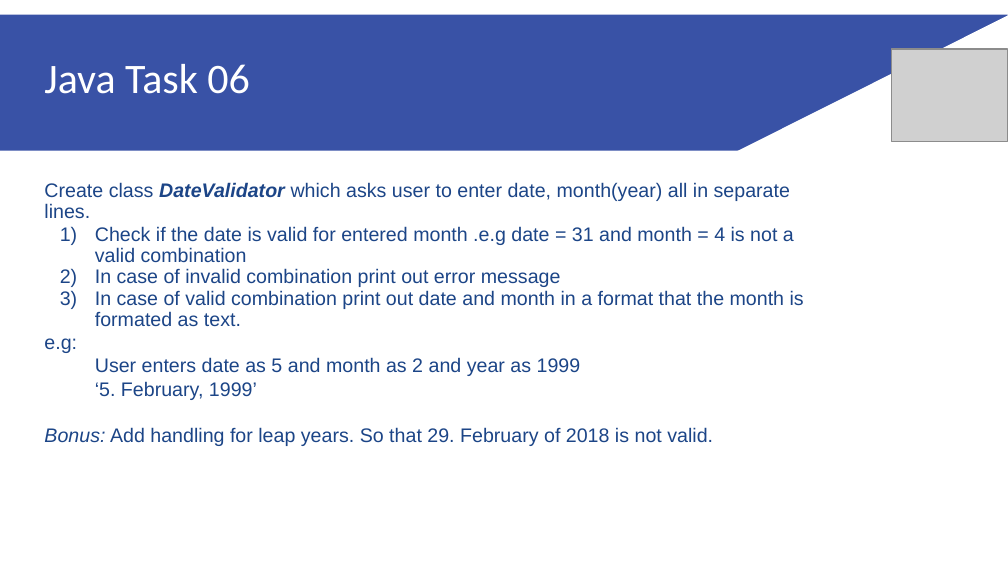
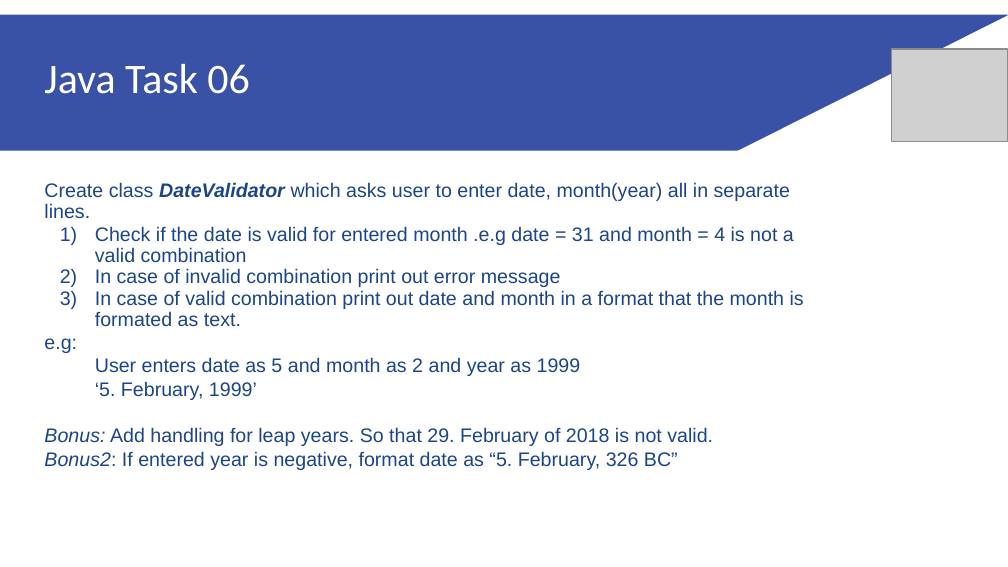
Before and after one commit to rcsyg/rcs-preboot, a slide deck: slide 3 of Java Homework 02 (eng).pptx. Drawn at 1008x567 pixels with LibreOffice and Linux fonts; fonts in the diff are those of the drawing; grey boxes stand for pictures. Boxes give left, top, right and bottom in pixels: in the first picture for what was removed or moved away, otherwise in the second. Text is boxed around its words. In the diff, an @@ line names an element or a change of style, - is before the commit and + after.

```diff
--- a/Java Homework 02 (eng).pptx
+++ b/Java Homework 02 (eng).pptx
@@ text at (44, 451, 678, 470): paragraph added @@
+Bonus2: If entered year is negative, format date as “5. February, 326 BC”
```
Also in this commit, not shown: 3 other files.
